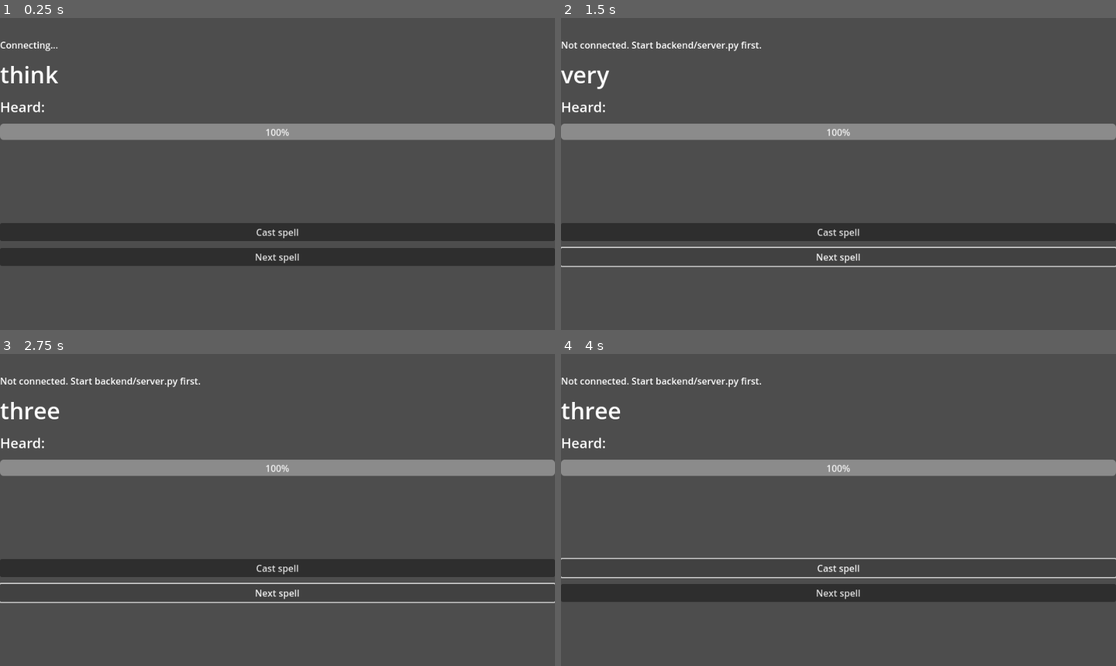
Above: before the commit, frames 1-4 (two rows, left to right).
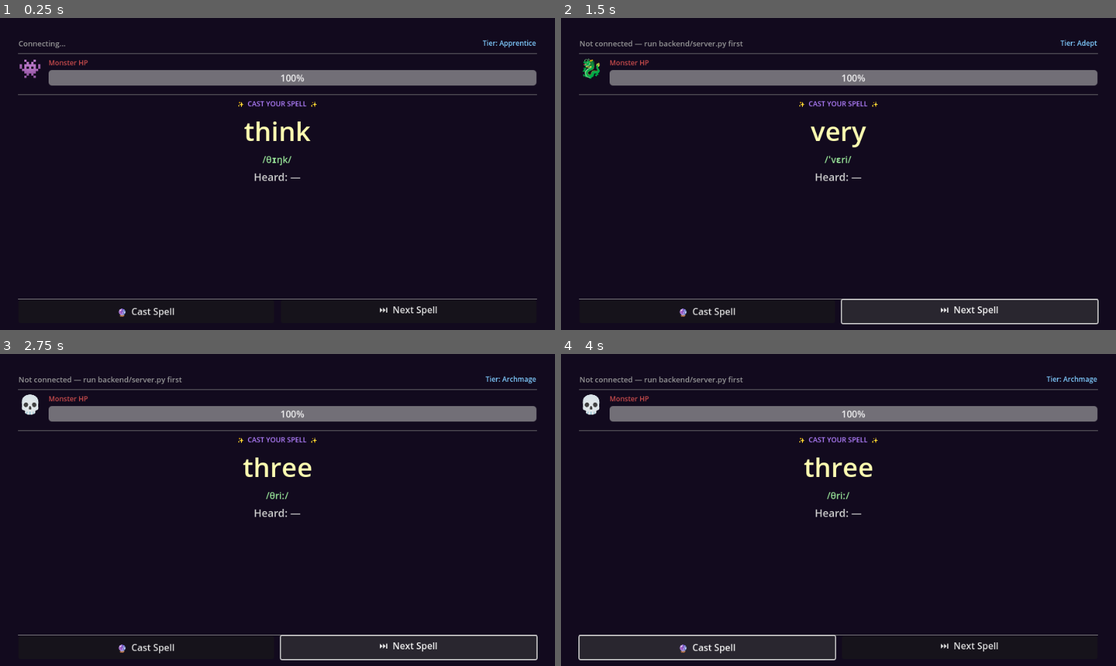
Above: after the commit, the same moments.

Repository: ddrlve/SpellSpeak
Game: Godot game, scene res://main.tscn
Two runs of this game, one before a commit and one after it. Both use one fixed random seed, a clock stepped at 60 frames per second and the inputs below.
Inputs:
- Up to frame 1 (0.25 s): no input
- Up to frame 2 (1.5 s): click "Cast spell" (after the commit: "🔮 Cast Spell") at 0.5 s; click "Next spell" (after the commit: "⏭ Next Spell") at 1.25 s
- Up to frame 3 (2.75 s): click "Next spell" (after the commit: "⏭ Next Spell") at 2 s
- Up to frame 4 (4 s): click "Cast spell" (after the commit: "🔮 Cast Spell") at 2.75 s; click "Cast spell" (after the commit: "🔮 Cast Spell") at 3.5 s

The runs differ from the first frame. In frame 1, 99% of the frame differs, in the area x 0-100%, y 0-100%; in frame 2, 99%; in frame 3, 99%; in frame 4, 99%.

Commit message:
feat: update main scene script

Diff:
--- a/godot/main.gd
+++ b/godot/main.gd
@@ -1,138 +1,314 @@
 extends Control
-# SpellSpeak basic UI. The whole UI is built in code, so main.tscn stays tiny.
-# Game loop: pick spell -> press Cast -> partial text -> endpoint -> score -> HP.
-# The backend sends "mock": true while it is in mock mode; the banner shows it.
+# SpellSpeak — wizard-themed pronunciation trainer
+# MOCK MODE active until backend/server.py uses real mic + models.
+# DO NOT use any values from mock runs in your report.
 
 const URL := "ws://127.0.0.1:8765"
-const WORDS := ["think", "very", "three", "this"]  # placeholder spells, replace later
+const WORDS := ["think", "very", "three", "this", "father", "cloth", "breathe", "thirty"]
 const MONSTER_HP := 100
-const MAX_ERRORS_FOR_HIT := 1  # PLACEHOLDER. Calibrate from your own data, do not guess.
+const MAX_ERRORS_FOR_HIT := 1  # PLACEHOLDER — calibrate from your own PER data
+
+const TIER_LABEL := ["Apprentice", "Adept", "Archmage"]
+const MONSTER_SPRITES := ["👾", "🐉", "💀", "🧟", "🦇"]
+
+const IPA_HINT := {
+	"think": "/θɪŋk/",
+	"very": "/ˈvɛri/",
+	"three": "/θriː/",
+	"this": "/ðɪs/",
+	"father": "/ˈfɑːðə/",
+	"cloth": "/klɒθ/",
+	"breathe": "/briːð/",
+	"thirty": "/ˈθɜːti/",
+}
 
 var ws := WebSocketPeer.new()
 var connected := false
 var word_index := 0
 var monster_hp := MONSTER_HP
+var is_mock := false
+
+enum S { IDLE, LISTENING, SCORING }
+var state := S.IDLE
+var t_cast := 0
+var t_first := 0
+var t_end := 0
 
 var banner: Label
 var status: Label
+var tier_label: Label
+var monster_label: Label
+var hp_bar: ProgressBar
 var target_label: Label
+var ipa_label: Label
 var partial_label: Label
 var feedback: RichTextLabel
-var hp_bar: ProgressBar
 var cast_btn: Button
 var next_btn: Button
 
 
 func _ready() -> void:
-	var box := VBoxContainer.new()
-	box.set_anchors_preset(Control.PRESET_FULL_RECT)
-	box.add_theme_constant_override("separation", 12)
-	add_child(box)
-
-	banner = _label(box, "", 16)
-	status = _label(box, "Connecting...", 16)
-	target_label = _label(box, "", 40)
-	partial_label = _label(box, "Heard: ", 24)
+	# Background
+	var bg := ColorRect.new()
+	bg.color = Color(0.07, 0.04, 0.12)
+	bg.set_anchors_preset(Control.PRESET_FULL_RECT)
+	bg.mouse_filter = Control.MOUSE_FILTER_IGNORE
+	add_child(bg)
+
+	# Outer margin
+	var margin := MarginContainer.new()
+	margin.set_anchors_preset(Control.PRESET_FULL_RECT)
+	margin.add_theme_constant_override("margin_left", 32)
+	margin.add_theme_constant_override("margin_right", 32)
+	margin.add_theme_constant_override("margin_top", 12)
+	margin.add_theme_constant_override("margin_bottom", 12)
+	add_child(margin)
+
+	# Outer VBox: top area (expands) + button row (fixed)
+	var outer := VBoxContainer.new()
+	outer.add_theme_constant_override("separation", 0)
+	margin.add_child(outer)
+
+	# ── TOP SECTION (expands to fill) ──
+	var top := VBoxContainer.new()
+	top.size_flags_vertical = Control.SIZE_EXPAND_FILL
+	top.add_theme_constant_override("separation", 6)
+	outer.add_child(top)
+
+	banner = _lbl(top, "", 12, Color(1.0, 0.85, 0.0))
+
+	var row1 := HBoxContainer.new()
+	top.add_child(row1)
+	status = _lbl(row1, "Connecting...", 13, Color(0.6, 0.6, 0.6))
+	status.size_flags_horizontal = Control.SIZE_EXPAND_FILL
+	tier_label = _lbl(row1, "Tier: Apprentice", 12, Color(0.5, 0.8, 1.0))
+
+	top.add_child(_sep())
+
+	# Monster row: emoji left, HP bar right
+	var monster_row := HBoxContainer.new()
+	monster_row.add_theme_constant_override("separation", 12)
+	top.add_child(monster_row)
+	monster_label = _lbl(monster_row, "👾", 40, Color.WHITE)
+	var hp_col := VBoxContainer.new()
+	hp_col.size_flags_horizontal = Control.SIZE_EXPAND_FILL
+	hp_col.add_theme_constant_override("separation", 4)
+	monster_row.add_child(hp_col)
+	_lbl(hp_col, "Monster HP", 12, Color(0.8, 0.3, 0.3))
 	hp_bar = ProgressBar.new()
 	hp_bar.max_value = MONSTER_HP
 	hp_bar.value = monster_hp
-	hp_bar.custom_minimum_size = Vector2(0, 28)
-	box.add_child(hp_bar)
+	hp_bar.custom_minimum_size = Vector2(0, 20)
+	hp_bar.size_flags_horizontal = Control.SIZE_EXPAND_FILL
+	hp_bar.size_flags_vertical = Control.SIZE_SHRINK_CENTER
+	hp_col.add_child(hp_bar)
+
+	top.add_child(_sep())
+
+	var spell_hdr := _lbl(top, "✨  CAST YOUR SPELL  ✨", 12, Color(0.7, 0.5, 1.0))
+	spell_hdr.horizontal_alignment = HORIZONTAL_ALIGNMENT_CENTER
+
+	target_label = _lbl(top, "", 46, Color(1.0, 1.0, 0.7))
+	target_label.horizontal_alignment = HORIZONTAL_ALIGNMENT_CENTER
+	target_label.size_flags_horizontal = Control.SIZE_EXPAND_FILL
+
+	ipa_label = _lbl(top, "", 16, Color(0.6, 0.9, 0.6))
+	ipa_label.horizontal_alignment = HORIZONTAL_ALIGNMENT_CENTER
+
+	partial_label = _lbl(top, "Heard: —", 18, Color(0.8, 0.8, 0.8))
+	partial_label.horizontal_alignment = HORIZONTAL_ALIGNMENT_CENTER
+
 	feedback = RichTextLabel.new()
 	feedback.bbcode_enabled = true
 	feedback.fit_content = true
-	feedback.custom_minimum_size = Vector2(0, 120)
-	box.add_child(feedback)
+	feedback.size_flags_vertical = Control.SIZE_EXPAND_FILL
+	feedback.add_theme_color_override("default_color", Color.WHITE)
+	feedback.add_theme_font_size_override("normal_font_size", 15)
+	top.add_child(feedback)
+
+	# ── BUTTON ROW (always visible at bottom) ──
+	top.add_child(_sep())
+	var btn_row := HBoxContainer.new()
+	btn_row.add_theme_constant_override("separation", 12)
+	btn_row.size_flags_vertical = Control.SIZE_SHRINK_END
+	outer.add_child(btn_row)
+
 	cast_btn = Button.new()
-	cast_btn.text = "Cast spell"
+	cast_btn.text = "🔮  Cast Spell"
+	cast_btn.size_flags_horizontal = Control.SIZE_EXPAND_FILL
+	cast_btn.custom_minimum_size = Vector2(0, 40)
 	cast_btn.pressed.connect(_on_cast)
-	box.add_child(cast_btn)
+	btn_row.add_child(cast_btn)
+
 	next_btn = Button.new()
-	next_btn.text = "Next spell"
+	next_btn.text = "⏭  Next Spell"
+	next_btn.size_flags_horizontal = Control.SIZE_EXPAND_FILL
+	next_btn.custom_minimum_size = Vector2(0, 40)
 	next_btn.pressed.connect(_on_next)
-	box.add_child(next_btn)
+	btn_row.add_child(next_btn)
 
 	_show_word()
 	ws.connect_to_url(URL)
 
 
-func _label(parent: Node, text: String, size: int) -> Label:
+func _lbl(parent: Node, text: String, size: int, color: Color) -> Label:
 	var l := Label.new()
 	l.text = text
 	l.add_theme_font_size_override("font_size", size)
+	l.add_theme_color_override("font_color", color)
 	parent.add_child(l)
 	return l
 
 
+func _sep() -> HSeparator:
+	return HSeparator.new()
+
+
 func _show_word() -> void:
+	monster_label.text = MONSTER_SPRITES[word_index % MONSTER_SPRITES.size()]
 	target_label.text = WORDS[word_index]
-	partial_label.text = "Heard: "
+	ipa_label.text = IPA_HINT.get(WORDS[word_index], "")
+	partial_label.text = "Heard: —"
 	feedback.text = ""
+	tier_label.text = "Tier: " + TIER_LABEL[word_index % TIER_LABEL.size()]
 
 
 func _on_next() -> void:
+	if state != S.IDLE:
+		return
 	word_index = (word_index + 1) % WORDS.size()
 	_show_word()
 
 
 func _on_cast() -> void:
 	if not connected:
-		status.text = "Not connected. Start backend/server.py first."
+		status.text = "Not connected — run backend/server.py first"
 		return
-	partial_label.text = "Heard: "
+	partial_label.text = "Heard: —"
 	feedback.text = ""
-	status.text = "Listening..."
+	t_cast = Time.get_ticks_msec()
+	t_first = 0
+	t_end = 0
+	_set_state(S.LISTENING)
 	ws.send_text(JSON.stringify({"type": "start", "word": WORDS[word_index]}))
+
+
+func _set_state(s: S) -> void:
+	state = s
+	match s:
+		S.IDLE:
+			status.text = "Ready."
+			cast_btn.disabled = false
+			next_btn.disabled = false
+		S.LISTENING:
+			status.text = "🎙  Listening..."
+			cast_btn.disabled = true
+			next_btn.disabled = true
+		S.SCORING:
+			status.text = "⚙  Scoring..."
+			cast_btn.disabled = true
+			next_btn.disabled = true
 
 
 func _process(_delta: float) -> void:
 	ws.poll()
-	var state := ws.get_ready_state()
-	if state == WebSocketPeer.STATE_OPEN:
+	var s := ws.get_ready_state()
+	if s == WebSocketPeer.STATE_OPEN:
 		if not connected:
 			connected = true
-			status.text = "Connected."
+			_set_state(S.IDLE)
 		while ws.get_available_packet_count() > 0:
 			_handle(ws.get_packet().get_string_from_utf8())
-	elif state == WebSocketPeer.STATE_CLOSED and connected:
+	elif s == WebSocketPeer.STATE_CLOSED and connected:
 		connected = false
-		status.text = "Disconnected."
+		_set_state(S.IDLE)
+		status.text = "Disconnected — restart backend/server.py"
 
 
 func _handle(raw: String) -> void:
 	var msg = JSON.parse_string(raw)
 	if typeof(msg) != TYPE_DICTIONARY:
 		return
+
 	if msg.get("mock", false):
-		banner.text = "MOCK MODE: values below are NOT real measurements"
+		is_mock = true
+		banner.text = "⚠ MOCK MODE — values below are NOT real measurements"
+	else:
+		is_mock = false
+		banner.text = ""
+
+	if msg.has("ref_ipa"):
+		ipa_label.text = msg["ref_ipa"]
+
 	match msg.get("type", ""):
 		"partial":
+			if t_first == 0:
+				t_first = Time.get_ticks_msec()
 			partial_label.text = "Heard: " + str(msg.get("text", ""))
 		"endpoint":
-			status.text = "Scoring..."
+			t_end = Time.get_ticks_msec()
+			_set_state(S.SCORING)
 		"score":
 			_show_score(msg)
+			_log_attempt(msg, Time.get_ticks_msec())
+			_set_state(S.IDLE)
 		"error":
 			status.text = "Error: " + str(msg.get("detail", ""))
+			_set_state(S.IDLE)
 
 
 func _show_score(msg: Dictionary) -> void:
-	status.text = "PER %.2f (S%d D%d I%d of %d phonemes)" % [
-		msg.get("per", 0.0), msg.get("S", 0), msg.get("D", 0), msg.get("I", 0), msg.get("N", 0)]
+	var per: float = msg.get("per", 0.0)
+	var S_: int = msg.get("S", 0)
+	var D: int = msg.get("D", 0)
+	var I: int = msg.get("I", 0)
+	var N: int = msg.get("N", 0)
+	var errors := S_ + D + I
+	var hit := errors <= MAX_ERRORS_FOR_HIT
+
+	if hit:
+		status.text = "✅ Spell cast!  PER %.2f  (S%d D%d I%d / %d)" % [per, S_, D, I, N]
+		monster_hp = max(0, monster_hp - 25)
+		hp_bar.value = monster_hp
+		if monster_hp == 0:
+			feedback.text = "[center][color=gold]⚔ Monster defeated! ⚔[/color][/center]"
+			monster_label.text = "💥"
+			monster_hp = MONSTER_HP
+			hp_bar.value = monster_hp
+			return
+	else:
+		status.text = "❌ Spell fizzled  PER %.2f  (S%d D%d I%d / %d)" % [per, S_, D, I, N]
+
 	var lines := ""
 	for e in msg.get("errors", []):
 		match e.get("op", ""):
-			"sub": lines += "[color=orange]/%s/ heard as /%s/[/color]\n" % [e["ref"], e["heard"]]
-			"del": lines += "[color=red]/%s/ missing[/color]\n" % e["ref"]
-			"ins": lines += "[color=red]extra /%s/[/color]\n" % e["heard"]
+			"sub": lines += "[color=orange]  /%s/ → heard as /%s/[/color]\n" % [e["ref"], e["heard"]]
+			"del": lines += "[color=red]  /%s/ missing[/color]\n" % e["ref"]
+			"ins": lines += "[color=red]  extra /%s/[/color]\n" % e["heard"]
 	if lines == "":
-		lines = "[color=green]All phonemes match.[/color]"
+		lines = "[color=lime]  All phonemes match![/color]"
 	feedback.text = lines
-	var errors := int(msg.get("S", 0)) + int(msg.get("D", 0)) + int(msg.get("I", 0))
-	if errors <= MAX_ERRORS_FOR_HIT:
-		monster_hp = max(0, monster_hp - 25)
-		hp_bar.value = monster_hp
-		if monster_hp == 0:
-			status.text += "  |  Monster defeated!"
-			monster_hp = MONSTER_HP
-			hp_bar.value = monster_hp
+
+
+const LOG_PATH := "user://attempts.csv"
+
+func _log_attempt(msg: Dictionary, t_score: int) -> void:
+	var first_ms := (t_first - t_cast) if t_first > 0 else -1
+	var endpoint_ms := (t_end - t_cast) if t_end > 0 else -1
+	var score_ms := t_score - t_end
+
+	var is_new := not FileAccess.file_exists(LOG_PATH)
+	var f := FileAccess.open(LOG_PATH, FileAccess.WRITE if is_new else FileAccess.READ_WRITE)
+	if f == null:
+		return
+	f.seek_end()
+	if is_new:
+		f.store_line("ts,word,mock,per,S,D,I,N,first_partial_ms,endpoint_ms,score_after_endpoint_ms")
+	f.store_line("%s,%s,%s,%.4f,%d,%d,%d,%d,%d,%d,%d" % [
+		Time.get_datetime_string_from_system(),
+		WORDS[word_index], str(is_mock),
+		msg.get("per", 0.0), msg.get("S", 0), msg.get("D", 0),
+		msg.get("I", 0), msg.get("N", 0),
+		first_ms, endpoint_ms, score_ms
+	])
+	f.close()
